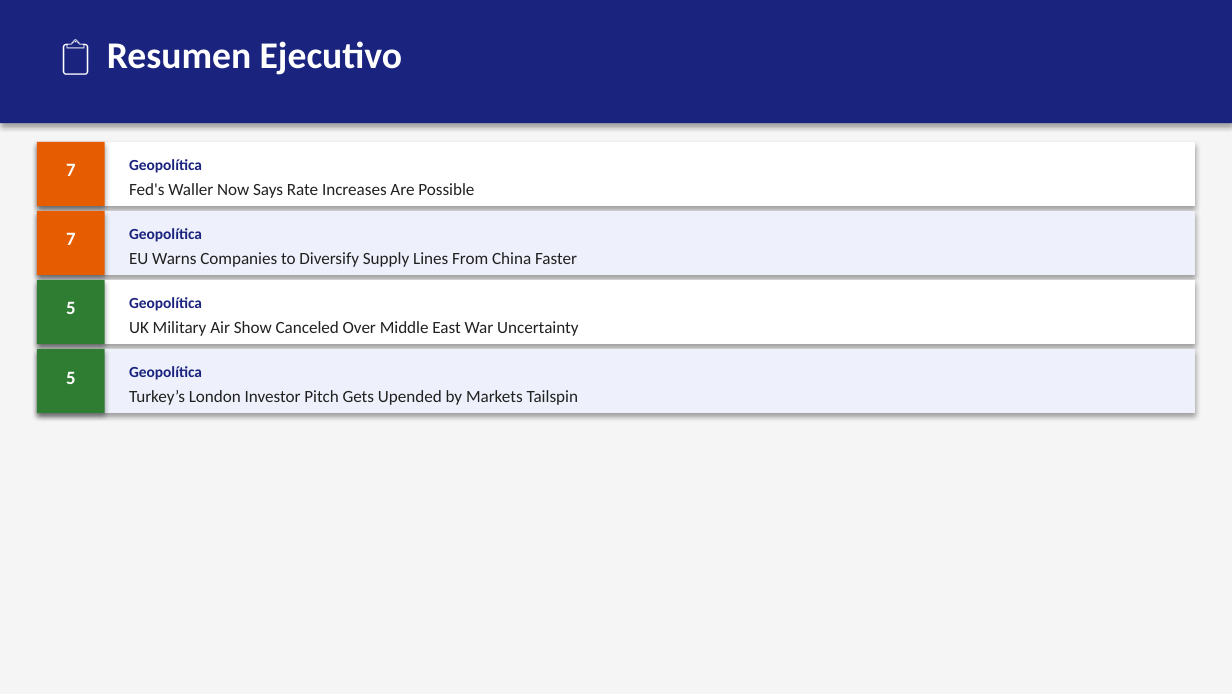
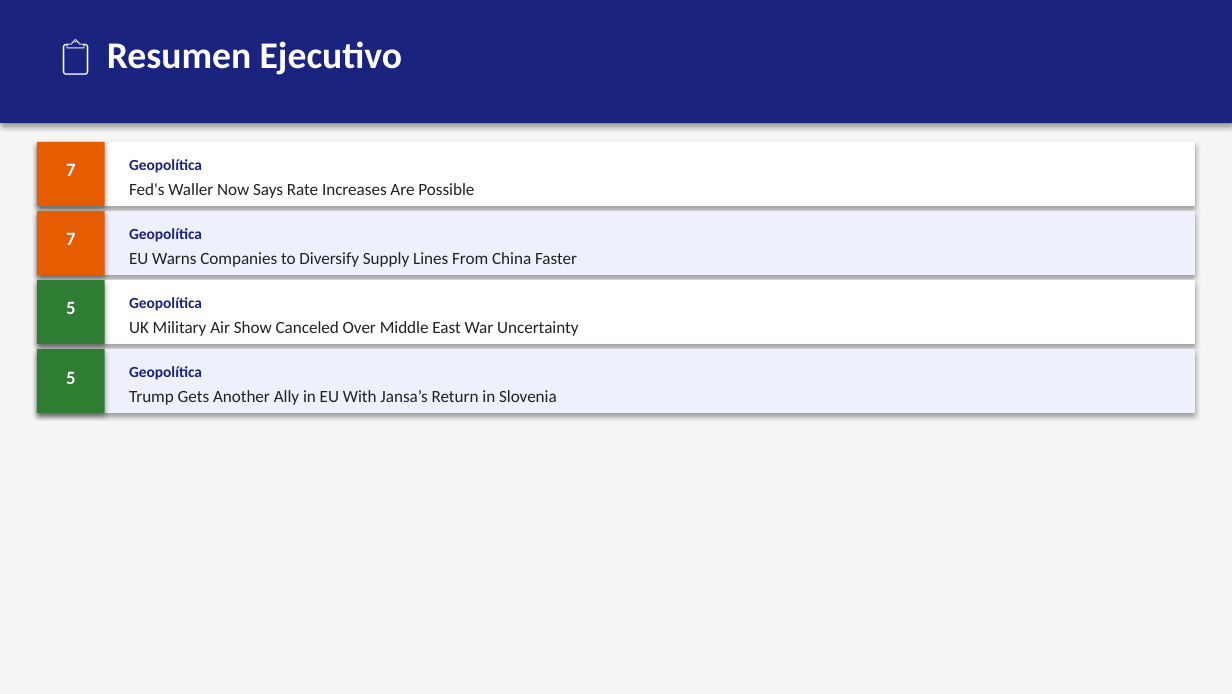
Before and after one commit to erickfranciscohernandez/financiero, a slide deck: slide 2 of newsletter_20260522.pptx. Drawn at 1232x694 pixels with LibreOffice and Linux fonts; fonts in the diff are those of the drawing. Boxes give left, top, right and bottom in pixels: in the first picture for what was removed or moved away, otherwise in the second. Text is boxed around its words. In the diff, an @@ line names an element or a change of style, - is before the commit and + after.

```diff
--- a/newsletter_20260522.pptx
+++ b/newsletter_20260522.pptx
@@ text at (x1=129, y1=390, x2=557, y2=405): text changed @@
-Turkey’s London Investor Pitch Gets Upended by Markets Tailspin
+Trump Gets Another Ally in EU With Jansa’s Return in Slovenia
```
Also in this commit, not shown: 1 other slide changed, 5 other files.
